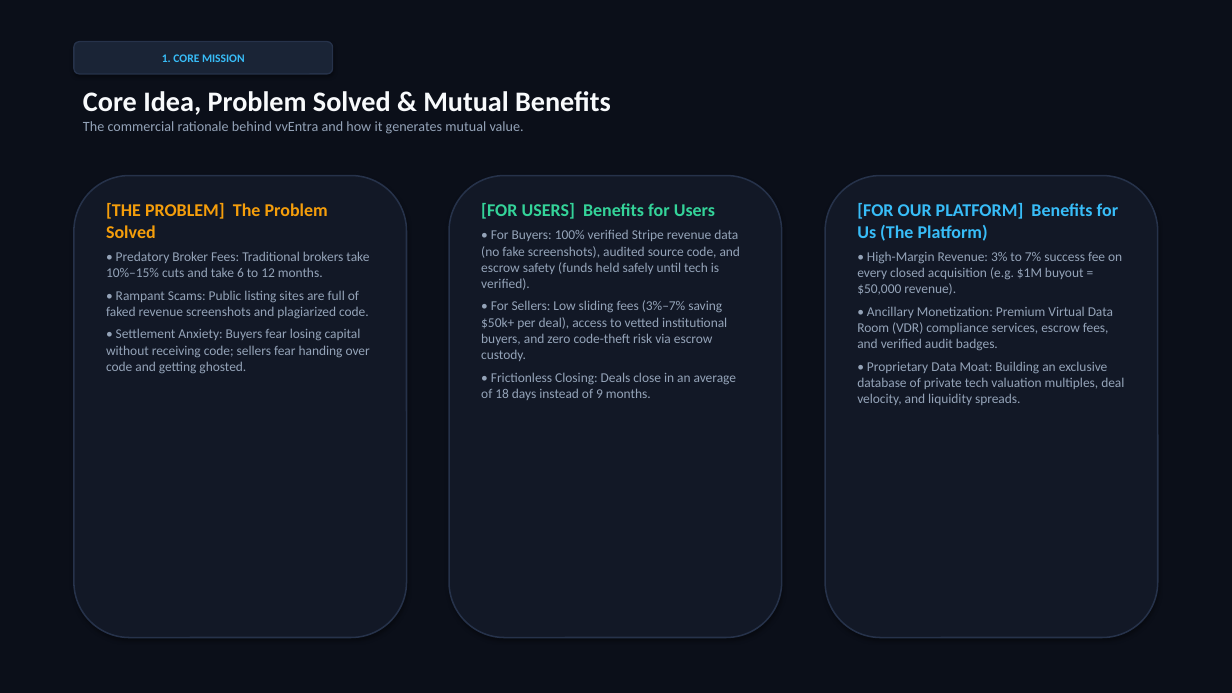
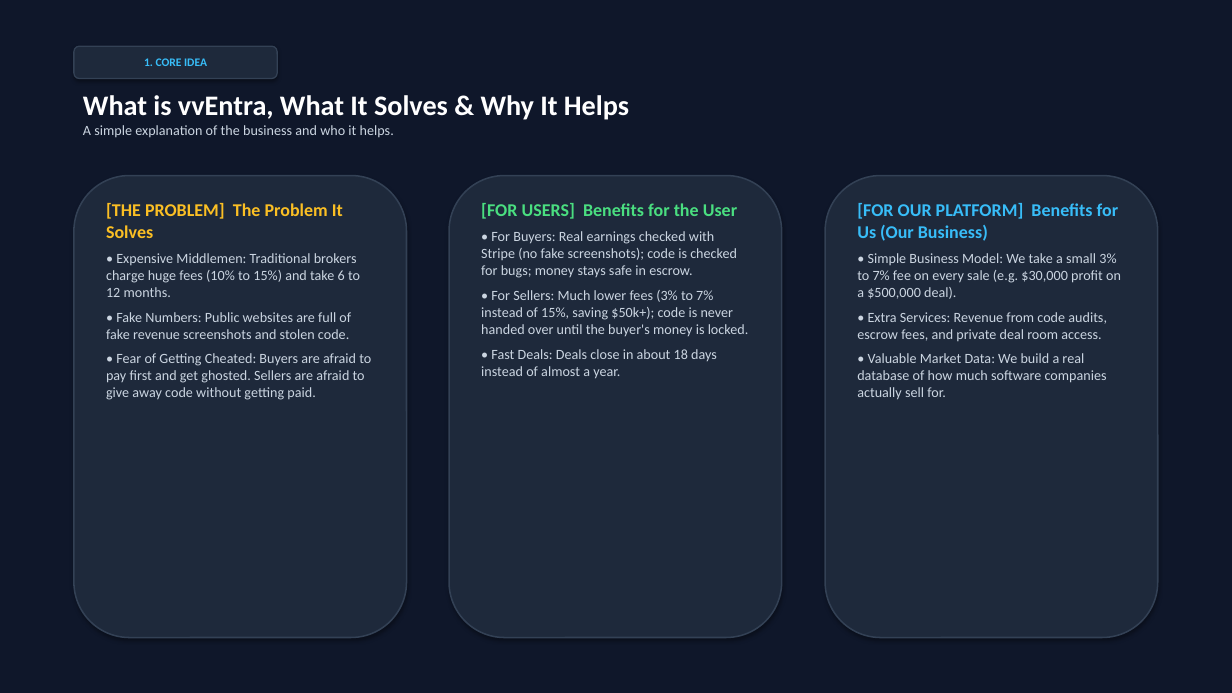
Before and after one commit to rohithagarwal/vventra, a slide deck: slide 2 of vventra_presentation.pptx. Drawn at 1232x693 pixels with LibreOffice and Linux fonts; fonts in the diff are those of the drawing. Boxes give left, top, right and bottom in pixels: in the first picture for what was removed or moved away, otherwise in the second. Text is boxed around its words. In the diff, an @@ line names an element or a change of style, - is before the commit and + after.

Commit message:
Simplify presentation: plain layout, simple vocabulary, efficient 6-slide structure

```diff
--- a/vventra_presentation.pptx
+++ b/vventra_presentation.pptx
@@ rectangle at box(0, 0, 1232, 693): fill #0B0F19 to #0F172A @@
@@ rounded rectangle "1. CORE IDEA": place and size @@
-rounded rectangle "1. CORE IDEA" at box(74, 42, 333, 74)
+rounded rectangle "1. CORE IDEA" at box(74, 46, 277, 79)
@@ rounded rectangle "1. CORE IDEA" at box(74, 46, 277, 79): fill #1A2436 to #1E293B; outline #26324A 1 pt to #334155 1 pt @@
@@ text in rounded rectangle at box(144, 58, 207, 66): text changed @@
-1. CORE MISSION
+1. CORE IDEA
@@ text at box(83, 95, 629, 137): text changed; text colour #94A3B8 to #CBD5E1 @@
-Core Idea, Problem Solved & Mutual Benefits
-The commercial rationale behind vvEntra and how it generates mutual value.
+What is vvEntra, What It Solves & Why It Helps
+A simple explanation of the business and who it helps.
@@ fill #121826 to #1E293B; outline #26324A 1.2 pt to #334155 1.2 pt in 3 elements at box(449, 176, 782, 638), box(825, 176, 1158, 638), box(74, 176, 407, 638) @@
@@ text at box(106, 203, 371, 400): text changed; size 10.5 to 11 pt; text colour #94A3B8 to #CBD5E1 @@
-[THE PROBLEM] The Problem Solved
-• Predatory Broker Fees: Traditional brokers take 10%–15% cuts and take 6 to 12 months.
-• Rampant Scams: Public listing sites are full of faked revenue screenshots and plagiarized code.
-• Settlement Anxiety: Buyers fear losing capital without receiving code; sellers fear handing over code and getting ghosted.
+[THE PROBLEM] The Problem It Solves
+• Expensive Middlemen: Traditional brokers charge huge fees (10% to 15%) and take 6 to 12 months.
+• Fake Numbers: Public websites are full of fake revenue screenshots and stolen code.
+• Fear of Getting Cheated: Buyers are afraid to pay first and get ghosted. Sellers are afraid to give away code without getting paid.
@@ text at box(481, 203, 749, 379): text changed; size 10.5 to 11 pt; text colour #94A3B8 to #CBD5E1 @@
-[FOR USERS] Benefits for Users
-• For Buyers: 100% verified Stripe revenue data (no fake screenshots), audited source code, and escrow safety (funds held safely until tech is verified).
-• For Sellers: Low sliding fees (3%–7% saving $50k+ per deal), access to vetted institutional buyers, and zero code-theft risk via escrow custody.
-• Frictionless Closing: Deals close in an average of 18 days instead of 9 months.
+[FOR USERS] Benefits for the User
+• For Buyers: Real earnings checked with Stripe (no fake screenshots); code is checked for bugs; money stays safe in escrow.
+• For Sellers: Much lower fees (3% to 7% instead of 15%, saving $50k+); code is never handed over until the buyer's money is locked.
+• Fast Deals: Deals close in about 18 days instead of almost a year.
@@ text at box(857, 203, 1121, 400): text changed; size 10.5 to 11 pt; text colour #94A3B8 to #CBD5E1 @@
-[FOR OUR PLATFORM] Benefits for Us (The Platform)
-• High-Margin Revenue: 3% to 7% success fee on every closed acquisition (e.g. $1M buyout = $50,000 revenue).
-• Ancillary Monetization: Premium Virtual Data Room (VDR) compliance services, escrow fees, and verified audit badges.
-• Proprietary Data Moat: Building an exclusive database of private tech valuation multiples, deal velocity, and liquidity spreads.
+[FOR OUR PLATFORM] Benefits for Us (Our Business)
+• Simple Business Model: We take a small 3% to 7% fee on every sale (e.g. $30,000 profit on a $500,000 deal).
+• Extra Services: Revenue from code audits, escrow fees, and private deal room access.
+• Valuable Market Data: We build a real database of how much software companies actually sell for.
```
Also in this commit, not shown: 1 other slide changed, 4 slides added, 5 slides removed, 2 other files.
